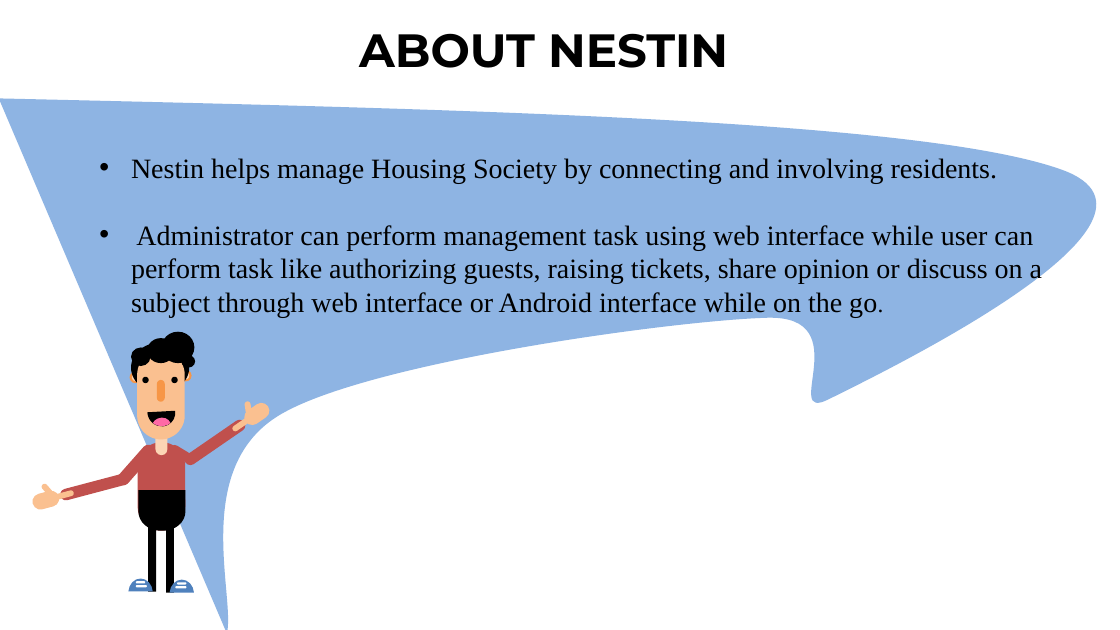
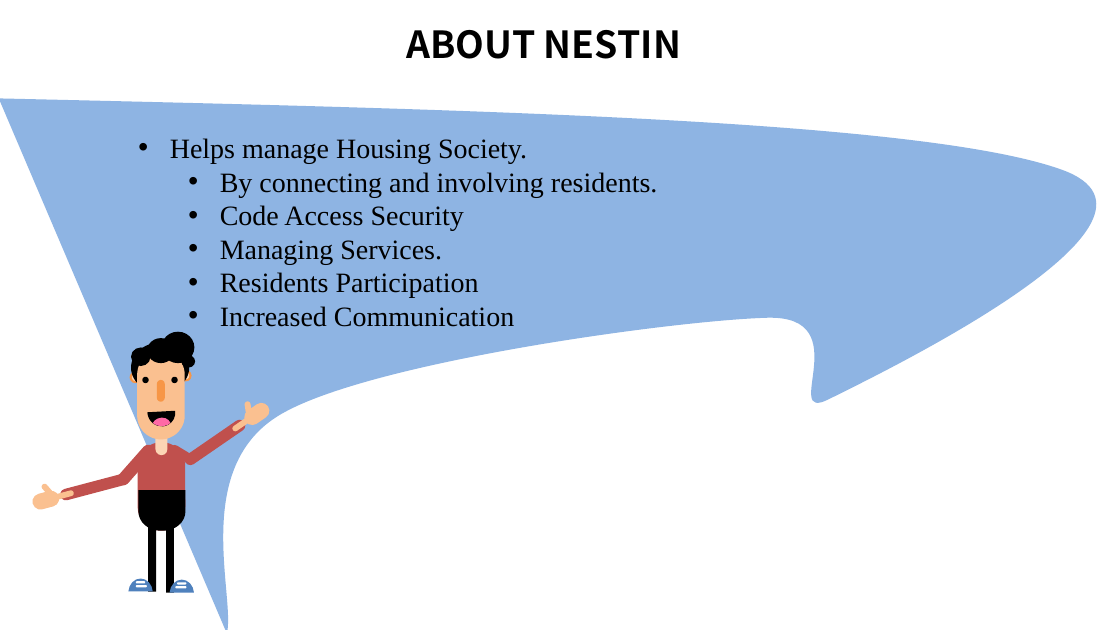
Before and after one commit to Anvisys/Documents, a slide deck: slide 2 of Nestin presentation.pptx. Drawn at 1120x630 pixels with LibreOffice and Linux fonts; fonts in the diff are those of the drawing. Boxes give left, top, right and bottom in pixels: in the first picture for what was removed or moved away, otherwise in the second. Text is boxed around its words. In the diff, an @@ line names an element or a change of style, - is before the commit and + after.

```diff
--- a/Nestin presentation.pptx
+++ b/Nestin presentation.pptx
@@ text "ABOUT NESTIN" at <box>406,30,681,59</box>: size 40 to 32 pt, font Montserrat to Noto Sans CJK TC @@
@@ text at <box>170,138,657,327</box>: text changed @@
-• Nestin helps manage Housing Society by connecting and involving residents.
-• Administrator can perform management task using web interface while user can perform task like authorizing guests, raising tickets, share opinion or discuss on a subject through web interface or Android interface while on the go.
+• Helps manage Housing Society.
+  • By connecting and involving residents.
+  • Code Access Security
+  • Managing Services.
+  • Residents Participation
+  • Increased Communication
```
Also in this commit, not shown: 11 other slides changed, 1 slide added, 1 slide removed.
